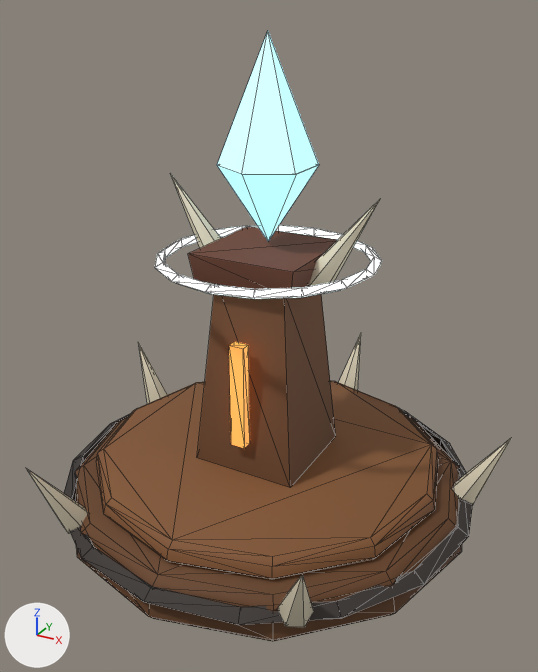
Before and after pictures for a commit that changed the glTF model assets/3d/tours/horde-2.glb.
Both versions are drawn from a camera (50 mm lens) standing at (0.641, -1.162, 0.952) and looking at (0.01, -0.014, 0.378). The axes (+X, +Y, +Z) are drawn at lower left. The lights are the same throughout. The older version comes first. Mesh edges are drawn as thin lines. Where no turn or scale is listed for an object, it has been applied to the vertices. Vertices at exactly the same position are counted once.

Names of what the first picture shows: 'Cristal_lueur', 'Givre', 'Rune', 'horde_2_peint'.
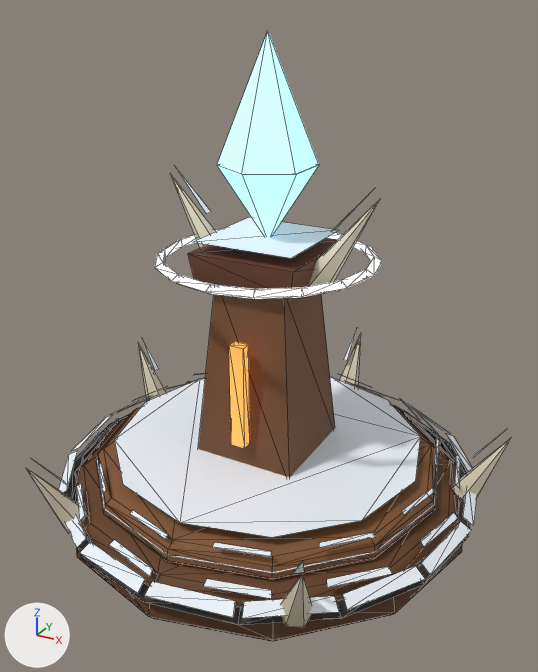
Where the change shows, as pixel boxes (x1, y1, x2, y2) in the pictures (538 x 672 px):
```json
{"object": "horde_2_peint", "change": "reshaped", "before": [26, 175, 511, 642], "after": [26, 169, 511, 642]}
{"part": 1, "of": "me_cercle", "change": "added", "after": [36, 332, 507, 618]}
{"part": 2, "of": "me_cercle", "change": "added", "after": [177, 169, 372, 258]}
```

Scene script edits in JSON lines:
```json
{"block": "me_cercle", "where": "# used by ob_horde_2_peint; location = (0.0, 0.0, 0.055)"}
{"block": "me_cercle", "where": "# verts and faces of me_cercle; kept vertices keep their numbers, new ones are numbered from 209"}
{"op": "remove", "block": "me_cercle", "code": "me_cercle.from_pydata(...)  # 209 vertices, 374 faces; spans x -0.451..0.455, y -0.426..0.477, z -0.055..0.61"}
{"op": "add", "block": "me_cercle", "code": "me_cercle.from_pydata(...)  # 422 vertices, 485 faces; spans x -0.451..0.455, y -0.431..0.477, z -0.055..0.626"}
{"block": "me_cercle", "change": "me_cercle part 1"}
{"block": "me_cercle", "change": "199 vertices are added at x -0.439..0.444, y -0.431..0.467, z 0.02..0.161"}
{"block": "me_cercle", "change": "105 new faces join them"}
{"block": "me_cercle", "change": "me_cercle part 2"}
{"op": "add", "block": "me_cercle", "code": "verts[233] = (0.099, 0.099, 0.516)  # pixel (339, 230)"}
{"op": "add", "block": "me_cercle", "code": "verts[234] = (-0.099, 0.099, 0.516)  # pixel (248, 217)"}
{"op": "add", "block": "me_cercle", "code": "verts[235] = (-0.099, -0.099, 0.516)  # pixel (192, 242)"}
{"op": "add", "block": "me_cercle", "code": "verts[236] = (0.099, -0.099, 0.516)  # pixel (291, 258)"}
{"op": "add", "block": "me_cercle", "code": "verts[237] = (0.066, 0.066, 0.466)"}
{"op": "add", "block": "me_cercle", "code": "verts[238] = (-0.066, 0.066, 0.466)"}
{"op": "add", "block": "me_cercle", "code": "verts[239] = (-0.066, -0.066, 0.466)"}
{"op": "add", "block": "me_cercle", "code": "verts[240] = (0.066, -0.066, 0.466)"}
{"op": "add", "block": "me_cercle", "code": "verts[353] = (-0.128, 0.008, 0.543)  # pixel (211, 211)"}
{"op": "add", "block": "me_cercle", "code": "verts[354] = (-0.203, 0.0, 0.626)"}
{"op": "add", "block": "me_cercle", "code": "verts[355] = (-0.128, -0.008, 0.543)  # pixel (206, 213)"}
{"op": "add", "block": "me_cercle", "code": "verts[356] = (0.128, -0.008, 0.543)  # pixel (330, 231)"}
{"op": "add", "block": "me_cercle", "code": "verts[357] = (0.203, 0.0, 0.626)"}
{"op": "add", "block": "me_cercle", "code": "verts[358] = (0.128, 0.008, 0.543)  # pixel (334, 229)"}
{"op": "add", "block": "me_cercle", "code": "faces += [(233, 234, 235), (233, 235, 236), (237, 238, 239), (237, 239, 240), (353, 354, 355), (356, 357, 358)]"}
```
